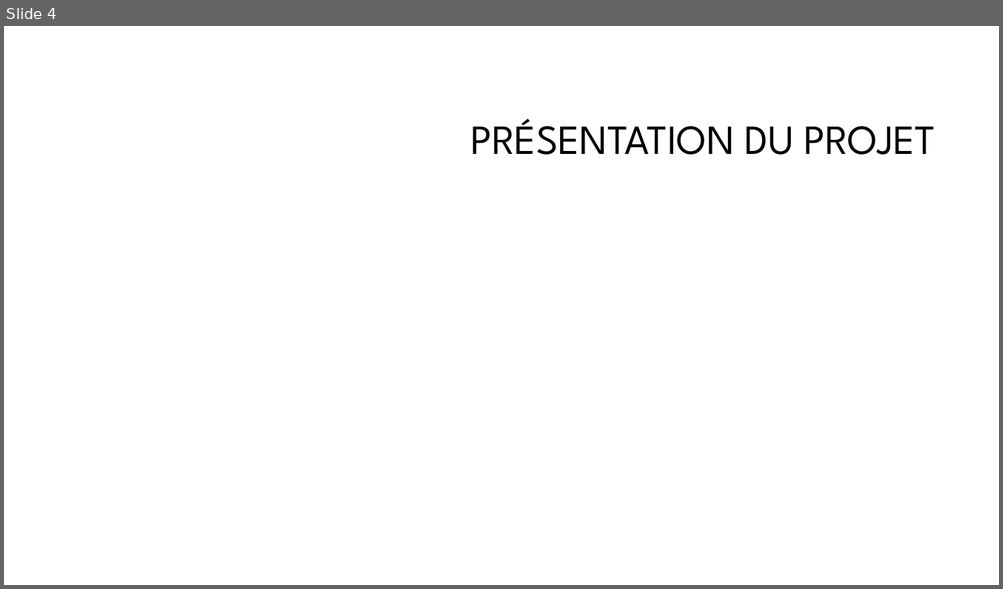
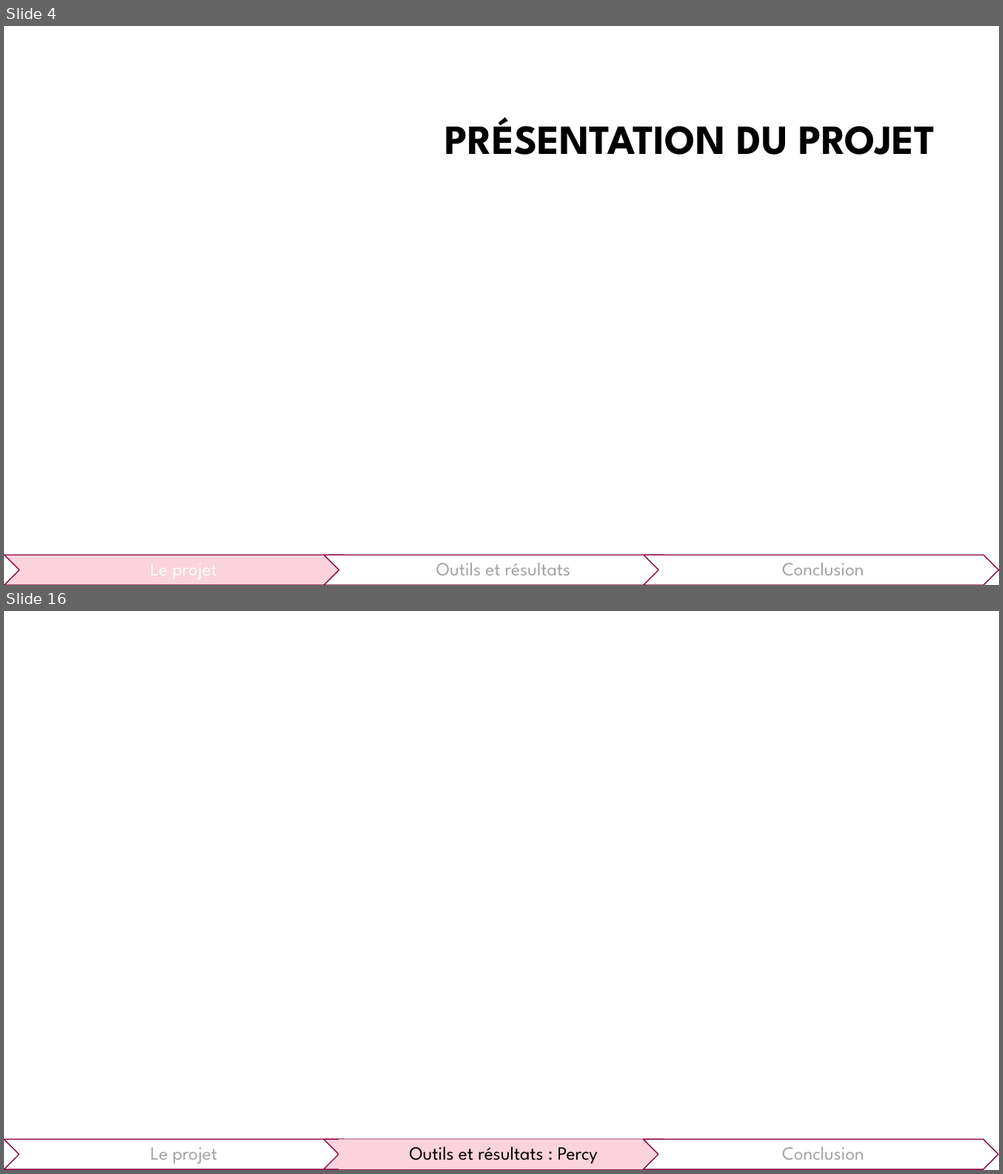
Before and after one commit to khameds/react_vite_blog_testing, a slide deck: presentation/presentation.pptx. Shown one above the other, each under a label of ours: slide 4 before the commit, slides 4 and 16 after it; the slides between them are not shown. The pictures are 1003x589 and 1003x1174 pixels, drawn with LibreOffice and Linux fonts; fonts in the diff are those of the drawing; background and template pictures are left out. Boxes give left, top, right and bottom in pixels: in the first picture for what was removed or moved away, otherwise in the second. Text is boxed around its words. In the diff, an @@ line names an element or a change of style, - is before the commit and + after.

```diff
--- a/presentation/presentation.pptx
+++ b/presentation/presentation.pptx
@@ slide 16 added at [4, 611, 999, 1170], background #FFFFFF @@
@@ chevron added at [4, 1140, 359, 1170], fill #FFFFFF, outline #8E0647 1 pt @@
@@ chevron added at [324, 1140, 678, 1170], fill #FAD3DC, outline #8E0647 1 pt @@
@@ rectangle added at [339, 1140, 663, 1170], fill #FAD3DC, 18 pt, text #000000 @@
+Outils et résultats : Percy
@@ chevron added at [643, 1140, 999, 1170], fill #FFFFFF, outline #8E0647 1 pt @@
@@ text added at [151, 1147, 218, 1165], 18 pt, text #A3A3A3 @@
+Le projet
@@ text added at [782, 1147, 864, 1160], 18 pt, text #A3A3A3 @@
+Conclusion
@@ slide 4 changed as well @@
@@ title "PRÉSENTATION DU PROJET" at [445, 117, 935, 155]: bold on @@
@@ group added at [4, 556, 999, 585]: 3 chevrons, 3 texts @@
+Le projet
+Outils et résultats
+Conclusion
```
Also in this commit, not shown: 4 other slides changed, 14 other slides added, 2 slides removed, 4 other files.
